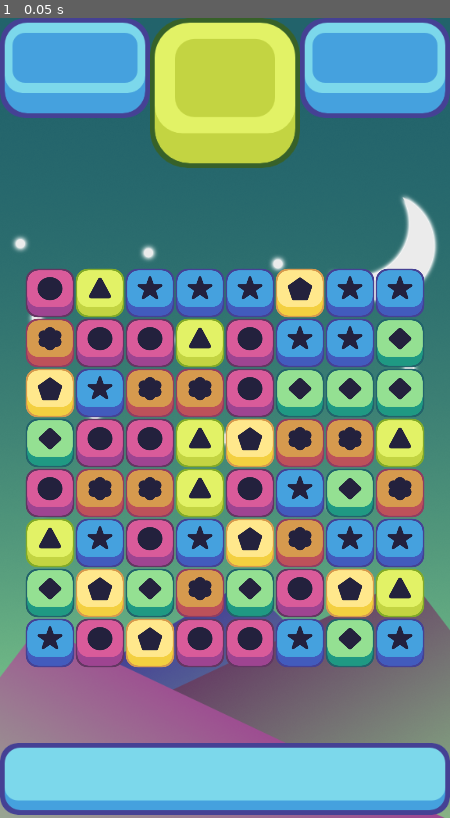
Above: before the commit, frame 1.
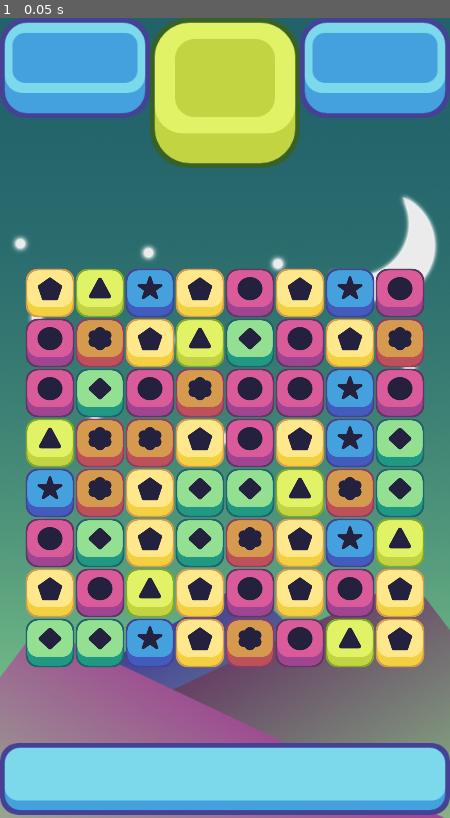
Above: after the commit, the same moment.

Repository: rossbridger/Match3
Game: Godot game, scene res://scenes/game_window.tscn
Two runs of this game, one before a commit and one after it. Both use one fixed random seed, a clock stepped at 60 frames per second and the inputs below.
Inputs:
- Up to frame 1 (0.05 s): no input

The runs differ from the first frame. In frame 1, 30% of the frame differs, in the area x 5-95%, y 31-82%.

Commit message:
Remove duplicates when generating board.
Signed-off-by: Ross Charles Campbell <10781734+rossbridger@users.noreply.github.com>

Diff:
--- a/scenes/pink_piece.tscn
+++ b/scenes/pink_piece.tscn
@@ -1,9 +1,10 @@
-[gd_scene load_steps=2 format=3 uid="uid://dnwvabpl3x175"]
+[gd_scene load_steps=3 format=3 uid="uid://dnwvabpl3x175"]
 
+[ext_resource type="PackedScene" uid="uid://4h6wy8jxlaxh" path="res://scenes/piece.tscn" id="1_cdnre"]
 [ext_resource type="Texture2D" uid="uid://bwwi4y2vcpsly" path="res://assets/Pieces/Pink Piece.png" id="1_jfrh0"]
 
-[node name="Piece" type="Node2D"]
+[node name="Piece" instance=ExtResource("1_cdnre")]
+color = 4
 
-[node name="Sprite2D" type="Sprite2D" parent="."]
-scale = Vector2(0.5, 0.5)
+[node name="Sprite2D" parent="." index="0"]
 texture = ExtResource("1_jfrh0")
--- a/scripts/grid.gd
+++ b/scripts/grid.gd
@@ -8,14 +8,14 @@
 @export var offset: int
 @export var all_pieces: Array[Array]
 
-@onready var possible_pieces = [
-	preload("res://scenes/blue_piece.tscn"),
-	preload("res://scenes/green_piece.tscn"),
-	preload("res://scenes/light_green_piece.tscn"),
-	preload("res://scenes/orange_piece.tscn"),
-	preload("res://scenes/pink_piece.tscn"),
-	preload("res://scenes/yellow_piece.tscn")
-]
+@onready var possible_pieces = {
+	PieceColor.PieceColor.blue: preload("res://scenes/blue_piece.tscn"),
+	PieceColor.PieceColor.green: preload("res://scenes/green_piece.tscn"),
+	PieceColor.PieceColor.light_green: preload("res://scenes/light_green_piece.tscn"),
+	PieceColor.PieceColor.orange: preload("res://scenes/orange_piece.tscn"),
+	PieceColor.PieceColor.pink: preload("res://scenes/pink_piece.tscn"),
+	PieceColor.PieceColor.yellow: preload("res://scenes/yellow_piece.tscn")
+}
 
 func make_2d_array() -> Array[Array]:
 	var array: Array[Array] = []
@@ -30,14 +30,32 @@
 	var new_y = y_start - offset * row
 	return Vector2(new_x, new_y)
 
-func spawn_pieces():
+func spawn_pieces() -> void:
 	for i in width:
 		for j in height:
-			# choose a random number
-			var rand = randi_range(0, possible_pieces.size() - 1)
+			# TODO: There is a deterministic way to assign the color
+			var rand
+			var a = PieceColor.PieceColor.values()
+			a.shuffle()
+			while a.size() > 0:
+				rand = a.pop_front()
+				if match_at(i, j, rand) == false:
+					break
 			var piece = possible_pieces[rand].instantiate()
 			add_child(piece)
 			piece.set_position(grid_to_pixel(i, j))
+			all_pieces[i][j] = piece
+
+func match_at(i: int, j: int, color: PieceColor.PieceColor) -> bool:
+	if i > 1:
+		if all_pieces[i - 1][j] != null && all_pieces[i - 2][j] != null:
+			if all_pieces[i - 1][j].color == color && all_pieces[i - 2][j].color == color:
+				return true
+	if j > 1:
+		if all_pieces[i][j - 1] != null && all_pieces[i][j - 2] != null:
+			if all_pieces[i][j - 1].color == color && all_pieces[i][j - 2].color == color:
+				return true
+	return false
 
 # Called when the node enters the scene tree for the first time.
 func _ready() -> void:
--- a/scripts/piece.gd
+++ b/scripts/piece.gd
@@ -1,15 +1,6 @@
 extends Node2D
 
-enum PieceColor {
-	blue,
-	green,
-	light_green,
-	orange,
-	pink,
-	yellow
-}
-
-@export var color: PieceColor
+@export var color: PieceColor.PieceColor
 
 # Called when the node enters the scene tree for the first time.
 func _ready() -> void:
@@ -17,5 +8,5 @@
 
 
 # Called every frame. 'delta' is the elapsed time since the previous frame.
-func _process(delta: float) -> void:
+func _process(_delta: float) -> void:
 	pass
--- /dev/null
+++ b/scripts/piece_color.gd
@@ -0,0 +1,10 @@
+class_name PieceColor
+
+enum PieceColor {
+	blue,
+	green,
+	light_green,
+	orange,
+	pink,
+	yellow
+}
